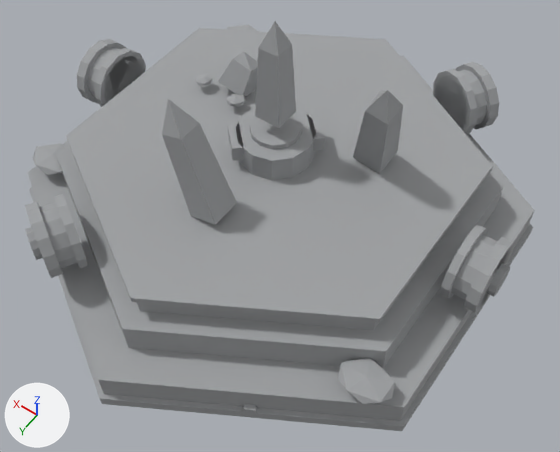
What one commit did to the glTF model buildings/energy_node/energy_node_s2_50.glb.
Before and after are seen from a 50 mm lens placed at (-1.12, 1.54, 2.37), pointed at (-0.16, 0.2, 0.26). Lighting does not change. The marker at lower left points along +X, +Y and +Z. The picture after the commit comes second. Vertices at exactly the same position are counted once.

The first picture shows 'EN_Base'.
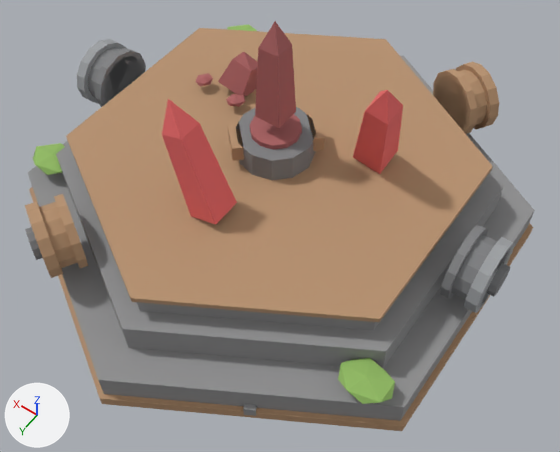
Changed parts and their boxes [x1, y1, x2, y2] in the pictures (560 x 452 px):
part 1 of me_en_base, recoloured
    both: [25, 45, 535, 421]
part 2 of me_en_base, recoloured (grey to brown)
    both: [25, 21, 533, 431]
part 3 of me_en_base, recoloured (grey to red)
    both: [162, 90, 403, 225]

The change, as a diff of the scene's bpy script:
```diff
--- a/buildings/energy_node/energy_node_s2_50.glb.py
+++ b/buildings/energy_node/energy_node_s2_50.glb.py
@@ me_en_base @@
 me_en_base.from_pydata(...)  # 1080 vertices, 1868 faces; spans x -0.89..0.89, y -0.98..0.98, z 0.0..0.92
 # used by ob_en_base; location = (0.0, 0.0, 0.0)
+# me_en_base part 1: 1128 faces centred in x -0.89..0.89, y -0.8..0.8, z 0.0..0.46 are repainted in the vertex colours; the middle colour goes from grey #a0a2a4 to grey #828385
+# me_en_base part 2: 552 faces centred in x -0.85..0.85, y -0.82..0.82, z 0.0..0.86 are repainted in the vertex colours; the middle colour goes from grey #a0a2a4 to brown #b79270
+# me_en_base part 3: 188 faces centred in x -0.86..0.86, y -0.2..0.4, z 0.19..0.74 are repainted in the vertex colours; the middle colour goes from grey #a0a2a4 to red #ed6b6b
 me_en_base.materials.append(mat_mx_stone_dk_damaged)
```
